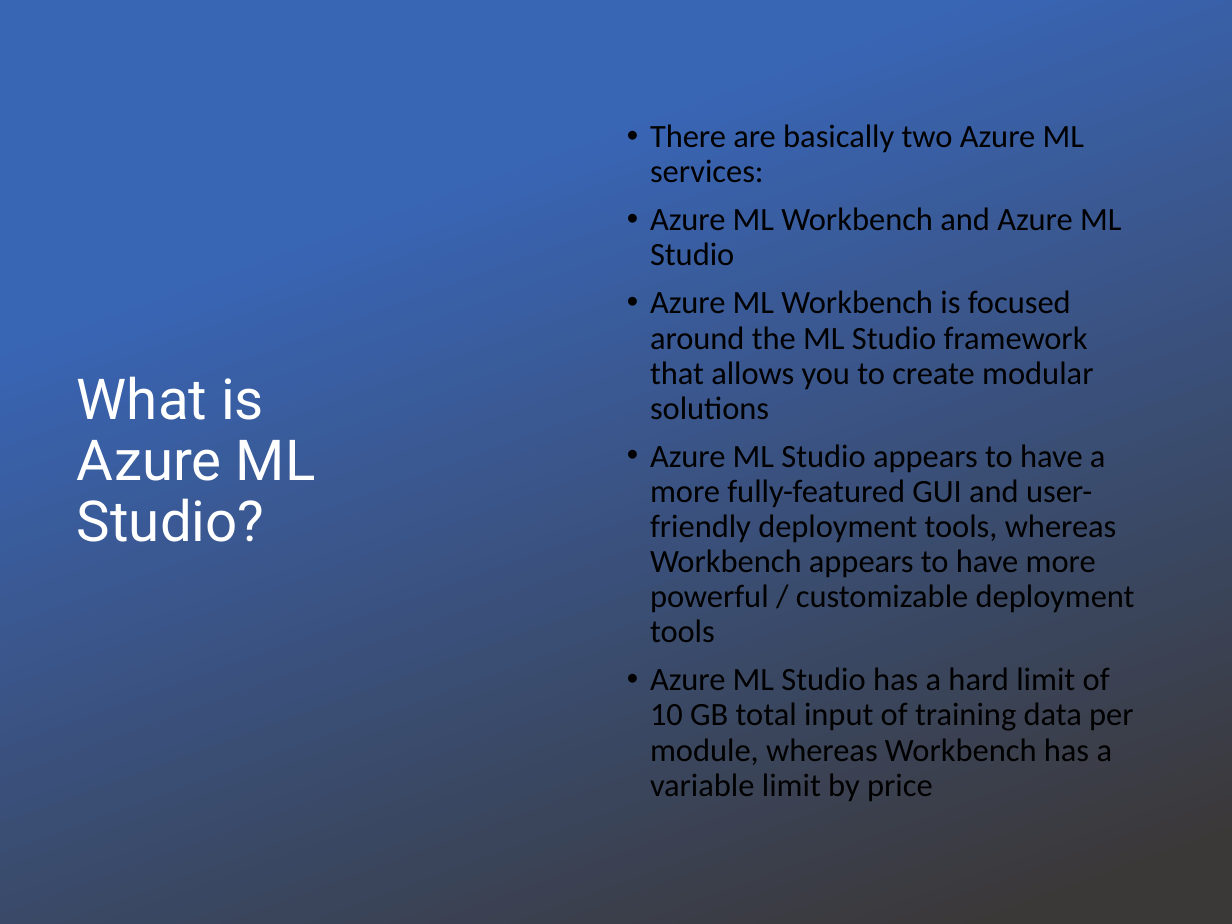
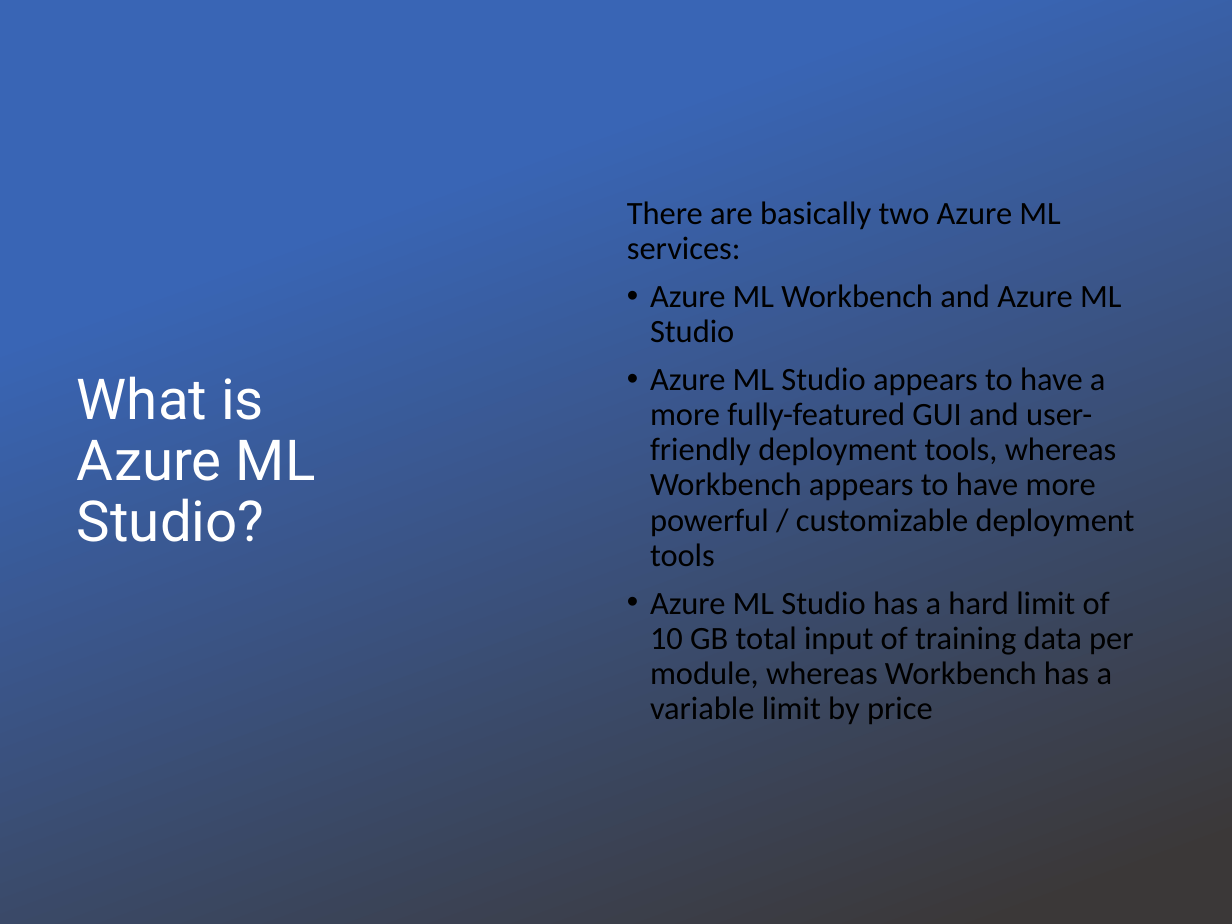
Before and after one commit to tiwari-abhi/ML_Projects, a slide deck: slide 6 of Presentation/Machine Learning As A Service.pptx. Drawn at 1232x924 pixels with LibreOffice and Linux fonts; fonts in the diff are those of the drawing; background and template pictures are left out. Boxes give left, top, right and bottom in pixels: in the first picture for what was removed or moved away, otherwise in the second. Text is boxed around its words. In the diff, an @@ line names an element or a change of style, - is before the commit and + after.

```diff
--- a/Presentation/Machine Learning As A Service.pptx
+++ b/Presentation/Machine Learning As A Service.pptx
@@ text at <box>627,201,1060,259</box>: bullet • to none @@
@@ text at <box>650,290,1093,419</box>: paragraph removed @@
-• Azure ML Workbench is focused around the ML Studio framework that allows you to create modular solutions
```
Also in this commit, not shown: 2 other slides changed, 6 slides added, 1 slide removed, 1 other file.
